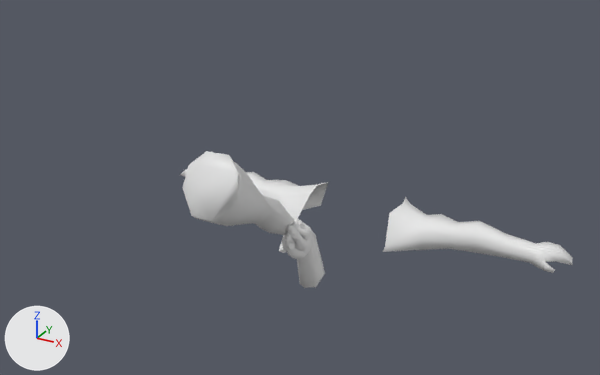
The FBX model Assets/Axtras/Models/Player/Arms/Player Arms Punch.fbx, before and after one commit.
Before and after are seen from a 50 mm camera at (11.63, -25.07, 27.15) aimed at (0.15, -4.2, 16.71). The axes (+X, +Y, +Z) are drawn at lower left. The lights are the same throughout. Where no turn or scale is listed for an object, it has been applied to the vertices.

The first picture shows 'Human Hand', 'Human Heart', 'Human Leg', 'Player Human Male'.
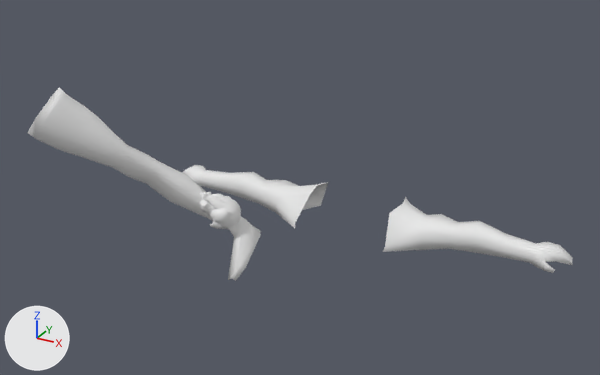
Changed parts and their boxes [x1, y1, x2, y2] in the pictures (600 x 375 px):
'Human Leg', moved, turned: before [182, 151, 325, 288]; after [27, 87, 261, 281]
'Human Heart', moved, turned: before [282, 218, 313, 260]; after [200, 192, 241, 227]
'Human Hand', moved, turned: before [279, 233, 295, 253]; after [198, 200, 227, 229]

The change, as a diff of the scene's bpy script:
```diff
--- a/Assets/Axtras/Models/Player/Arms/Player Arms Punch.fbx.py
+++ b/Assets/Axtras/Models/Player/Arms/Player Arms Punch.fbx.py
@@ ob_human_leg @@
 ob_human_leg = bpy.data.objects.new('Human Leg', me_cube_002)
-ob_human_leg.location = (-0.14, -4.06, 15.15)
-ob_human_leg.rotation_euler = (2.45, -0.338, 0.264)  # degrees (140, -19, 15)
+ob_human_leg.location = (-2.49, -4.35, 15.06)
+ob_human_leg.rotation_euler = (2.275, -0.704, -0.459)  # degrees (130, -40, -26)
@@ ob_human_hand @@
 ob_human_hand = bpy.data.objects.new('Human Hand', me_cube_003)
-ob_human_hand.location = (-0.14, -4.09, 14.95)
-ob_human_hand.rotation_euler = (0.31, 3.05, -0.114)  # degrees (18, 175, -6.5)
+ob_human_hand.location = (-2.5, -4.26, 15.0)
+ob_human_hand.rotation_euler = (0.738, 1.912, -0.00907)  # degrees (42, 110, -0.5)
@@ ob_human_heart @@
 ob_human_heart = bpy.data.objects.new('Human Heart', me_human_heart_001)
-ob_human_heart.location = (0.2, -4.37, 14.97)
-ob_human_heart.rotation_euler = (2.157, -1.001, 1.531)  # degrees (124, -57, 88)
+ob_human_heart.location = (-2.46, -4.48, 15.37)
+ob_human_heart.rotation_euler = (0.99, -0.218, 2.098)  # degrees (57, -12, 120)
```
